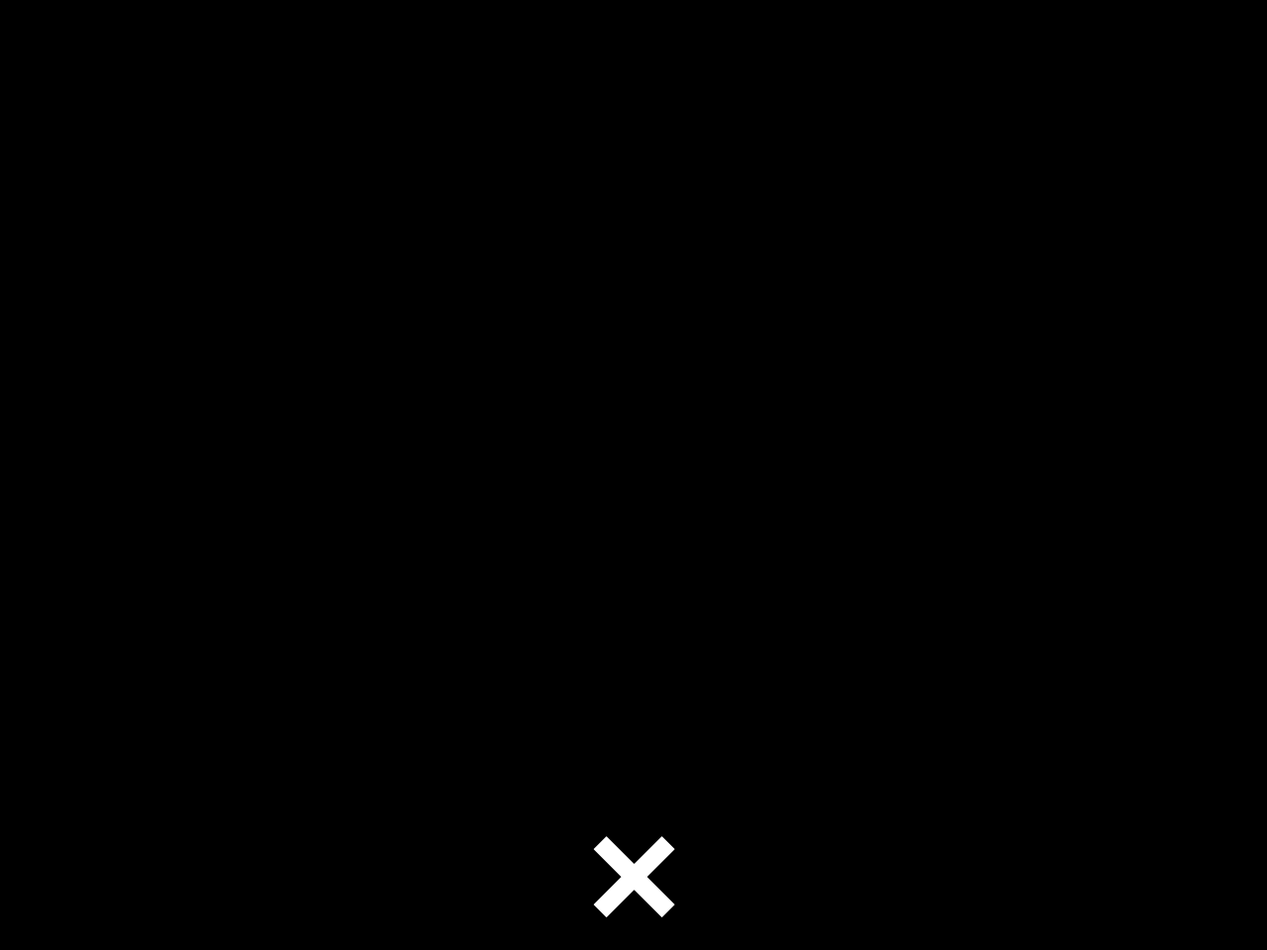
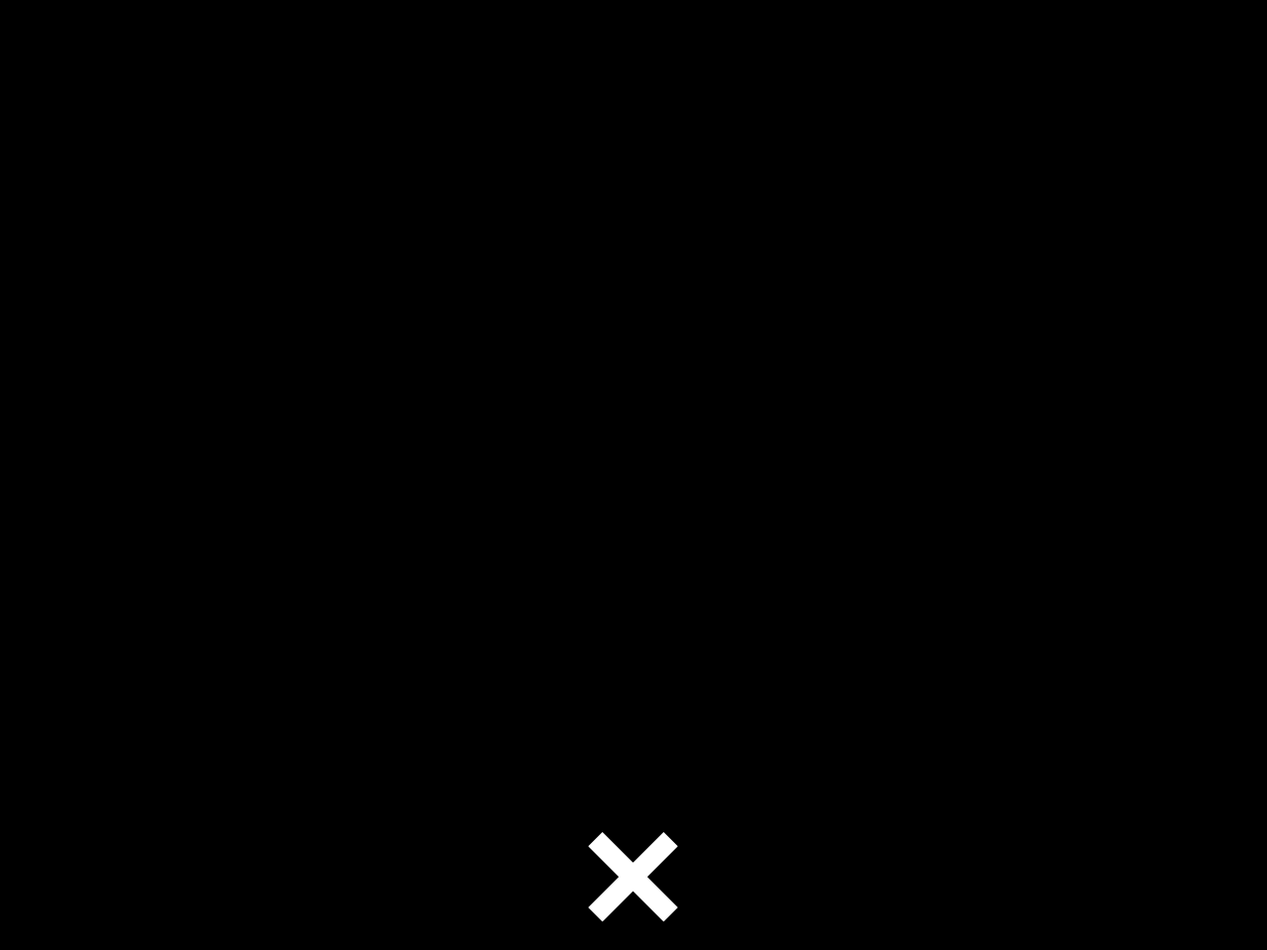
Comparing the layer stacks of the two 1267 × 950 images. Changes:
painted on "Layer 1" over [587, 832, 678, 923]
